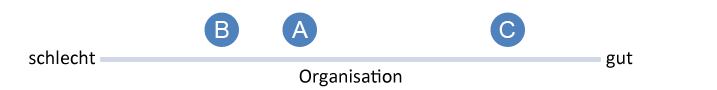
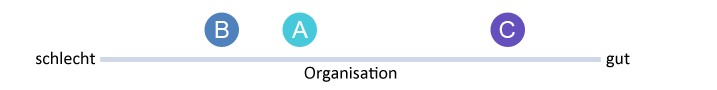
Layer changes from the first 717×90 image to the second:
painted on "Organisation" over [299, 66, 402, 87]
painted on "gut" over [606, 52, 633, 68]
painted on "schlecht" over [29, 50, 95, 65]
painted on "Form 4" over [490, 12, 525, 47]
painted on "Form 2" over [282, 12, 317, 47]
